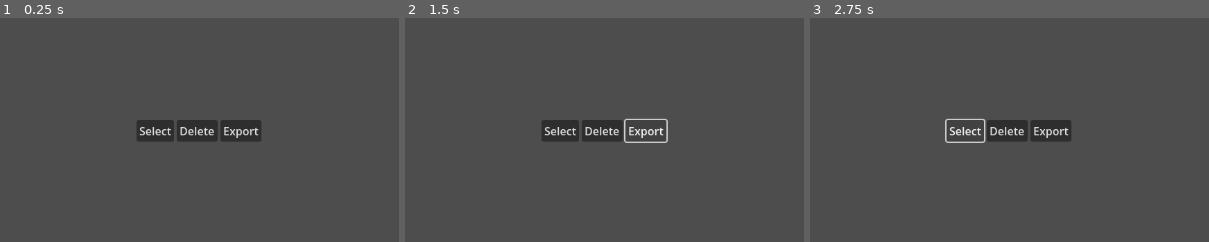
Above: before the commit, frames 1-3 (left to right).
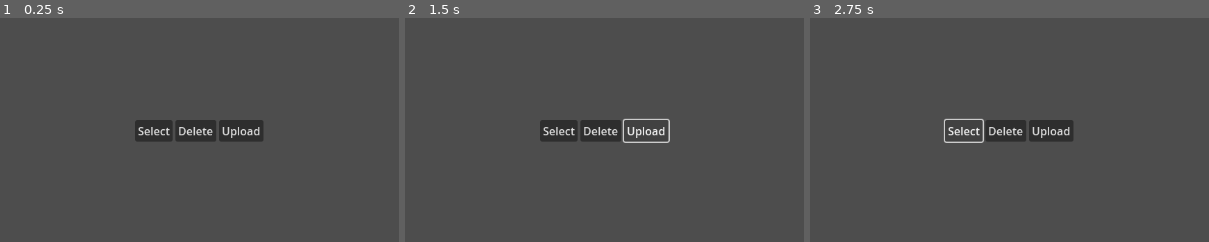
Above: after the commit, the same moments.

Repository: niel/DungeonPlanner
Game: Godot game, scene res://main_menu/RecentSceneItem.tscn
Same seed, same stepped clock (60 frames per second), same inputs: the game is played once before the commit and once after it. This scene is started directly instead of the project's main scene.
Inputs (mouse positions are % of the whole screen's width and height, from its top left):
- Up to frame 1 (0.25 s): no input
- Up to frame 2 (1.5 s): click (56, 50) at 0.5 s, where only the run before the commit has a clickable "Export"; click (56, 50) at 1.25 s, where only the run after the commit has a clickable "Upload"
- Up to frame 3 (2.75 s): click "Select" at 2 s
The pictures show only the part of the screen within x 26-75%, y 25-75%; the shares and areas given below are measured in that part.

The runs differ from the first frame. In frame 1, 0.8% of the frame differs, in the area x 33-66%, y 45-55%; in frame 2, 0.9%, in the area x 33-67%, y 45-56%; in frame 3, 0.9%.

Commit message:
Send scene to server

Diff:
--- a/data/models/SaveManager.gd
+++ b/data/models/SaveManager.gd
@@ -42,6 +42,13 @@
     file.close()
     return parsed_scene
 
+func import_server_json(json: Dictionary) -> SceneData:
+    var parsed_scene = SceneData.new()
+    parsed_scene.from_server_json(json)
+    scene_names.append(parsed_scene.scene_name)
+    save_scene_to_user(parsed_scene)
+    return parsed_scene
+
 func save_scene_to_user(scene: SceneData):
   var json_string = scene.to_json()
   var file = FileAccess.open(SAVED_SCENES_PATH + scene.scene_name + ".json", FileAccess.WRITE)
--- a/data/models/SceneData.gd
+++ b/data/models/SceneData.gd
@@ -4,7 +4,10 @@
 class SavedTile:
   const KEY_ID = "id"
   const KEY_ROTATION = "rotation"
+  const KEY_TILE_ID = "tileID"
   const KEY_X = "x"
+  const KEY_X_POS = "xPos"
+  const KEY_Y_POS = "yPos"
   const KEY_Z = "z"
 
   var id = ""
@@ -13,8 +16,11 @@
   var x = 0
   var z = 0
 
+const AUTHOR_STRING = "A community member"
 const SIZE = Vector2(20, 20)
+const KEY_AUTHOR = "author"
 const KEY_SCENE_NAME = "sceneName"
+const KEY_NAME = "name"
 const KEY_TILES = "tiles"
 
 var scene_name = ""
@@ -50,6 +56,38 @@
     tile.z = tile_data[SavedTile.KEY_Z]
     update_tile_offset(tile)
     tiles.append(tile)
+
+func from_server_json(json: Dictionary):
+  tiles = []
+  scene_name = json[SceneData.KEY_NAME]
+  for tile_data in json[SceneData.KEY_TILES]:
+    var tile = SavedTile.new()
+    tile.id = tile_data[SavedTile.KEY_TILE_ID]
+    var y_rotation = tile_data[SavedTile.KEY_ROTATION]
+    tile.rotation = Vector3(
+        0,
+        y_rotation,
+        0
+    ) + PlanningContext.DEFAULT_ROTATION
+    tile.x = tile_data[SavedTile.KEY_X_POS]
+    tile.z = tile_data[SavedTile.KEY_Y_POS]
+    update_tile_offset(tile)
+    tiles.append(tile)
+
+func to_server_json() -> String:
+  var data: Dictionary = {}
+  data[SceneData.KEY_NAME] = scene_name
+  data[SceneData.KEY_AUTHOR] = AUTHOR_STRING
+  data[SceneData.KEY_TILES] = []
+  for tile in tiles:
+    var tile_data: Dictionary = {}
+    tile_data[SavedTile.KEY_TILE_ID] = tile.id
+    var y_rotation = tile.rotation.y - PlanningContext.DEFAULT_ROTATION.y
+    tile_data[SavedTile.KEY_ROTATION] = y_rotation
+    tile_data[SavedTile.KEY_X_POS] = tile.x
+    tile_data[SavedTile.KEY_Y_POS] = tile.z
+    data[SceneData.KEY_TILES].append(tile_data)
+  return JSON.stringify(data)
 
 func split_on_any_of(string: String, delimiters: String) -> Array:
   var tokens = []
--- a/main_menu/MainMenu.tscn
+++ b/main_menu/MainMenu.tscn
@@ -97,13 +97,8 @@
 filters = PackedStringArray("*.json")
 use_native_dialog = true
 
-[node name="ExportDestinationSelectDialog" type="FileDialog" parent="."]
+[node name="ServerConnection" type="Node" parent="."]
 unique_name_in_owner = true
-access = 2
-filters = PackedStringArray("*.json")
-use_native_dialog = true
-
-[node name="ServerConnection" type="Node" parent="."]
 script = ExtResource("4_yt4ty")
 
 [connection signal="pressed" from="HBoxContainer/Tile sets/Import tiles" to="." method="import_set_pressed"]
@@ -112,5 +107,5 @@
 [connection signal="scene_import_request" from="HBoxContainer/SceneBrowser/ScrollContainer/Scenes" to="ServerConnection" method="request_scene_import"]
 [connection signal="set_imported" from="ImportTileSetDialog" to="." method="update_imported_sets"]
 [connection signal="file_selected" from="SceneImportDialog" to="." method="_on_scene_import_dialog_file_selected"]
-[connection signal="file_selected" from="ExportDestinationSelectDialog" to="." method="export_scene_at_path"]
 [connection signal="new_scene_list" from="ServerConnection" to="HBoxContainer/SceneBrowser/ScrollContainer/Scenes" method="set_scene_items"]
+[connection signal="scene_imported" from="ServerConnection" to="." method="on_scene_imported_from_server"]
--- a/main_menu/RecentSceneItem.gd
+++ b/main_menu/RecentSceneItem.gd
@@ -1,8 +1,8 @@
 extends HBoxContainer
 
 signal delete_pressed
-signal export_pressed
 signal select_pressed
+signal upload_pressed
 
 func set_text(text: String):
   $%Name.text = text
@@ -10,8 +10,8 @@
 func forward_delete_pressed():
   delete_pressed.emit()
 
-func forward_export_pressed():
-  export_pressed.emit()
+func forward_upload_pressed():
+  upload_pressed.emit()
 
 func forward_select_pressed():
   select_pressed.emit()
--- a/main_menu/RecentSceneItem.tscn
+++ b/main_menu/RecentSceneItem.tscn
@@ -31,11 +31,10 @@
 layout_mode = 2
 text = "Delete"
 
-[node name="Export" type="Button" parent="."]
+[node name="Upload" type="Button" parent="."]
 layout_mode = 2
-text = "Export
-"
+text = "Upload"
 
 [connection signal="pressed" from="Select" to="." method="forward_select_pressed"]
 [connection signal="pressed" from="Delete" to="." method="forward_delete_pressed"]
-[connection signal="pressed" from="Export" to="." method="forward_export_pressed"]
+[connection signal="pressed" from="Upload" to="." method="forward_upload_pressed"]
--- a/main_menu/ServerConnection.gd
+++ b/main_menu/ServerConnection.gd
@@ -1,7 +1,10 @@
+class_name ServerConnection
 extends Node
 
 signal new_scene_list(scenes: Array)
+signal scene_imported(sceneJson: Dictionary)
 
+const SCENE_ADD_URL = "http://localhost:8080/scenes/add"
 const SCENE_LIST_URL = "http://localhost:8080/scenes/list"
 const SCENE_REQUEST_DATA_URL_TEMPLATE = "http://localhost:8080/scenes/%s"
 
@@ -35,7 +38,7 @@
         else:
           scene_data.uniqueTileIds = {}
         scenes.append(scene_data)
-        http_request.queue_free()
+      http_request.queue_free()
       new_scene_list.emit(scenes))
   http_request.request(SCENE_LIST_URL)
 
@@ -45,7 +48,22 @@
   http_request.request_completed.connect(
     func (_result, _response_code, _headers, body: PackedByteArray) -> void:
       var json: Dictionary = JSON.parse_string(body.get_string_from_utf8())
-      print(json)
+      http_request.queue_free()
+      scene_imported.emit(json)
+  )
+  http_request.request(SCENE_REQUEST_DATA_URL_TEMPLATE % scene_id)
+
+func upload_scene(scene: SceneData) -> void:
+  var http_request := HTTPRequest.new()
+  add_child(http_request)
+  http_request.request_completed.connect(
+    func (_result, response_code: int, _headers, _body) -> void:
+      if response_code == 200:
+        request_scene_list()
+      else:
+        print("Failed to upload scene.")
       http_request.queue_free()
   )
-  http_request.request(SCENE_REQUEST_DATA_URL_TEMPLATE % scene_id)
+  var json_string = scene.to_server_json()
+  var headers = ["Content-Type: application/json"]
+  http_request.request(SCENE_ADD_URL, headers, HTTPClient.METHOD_PUT, json_string)
--- a/main_menu/scene_browser.gd
+++ b/main_menu/scene_browser.gd
@@ -5,6 +5,9 @@
 const SCENE_BROWSER_ITEM_SCENE = preload("res://main_menu/SceneBrowserItem.tscn")
 
 func set_scene_items(scenes: Array) -> void:
+    # Clear existing items
+    for child in get_children():
+        child.queue_free()
     for scene: Scene in scenes:
         var item = SCENE_BROWSER_ITEM_SCENE.instantiate()
         item.set_scene(scene)
--- a/scene_builder/ui/MainMenu.gd
+++ b/scene_builder/ui/MainMenu.gd
@@ -10,11 +10,11 @@
 var save_manager := SaveManager.new()
 
 @onready var confirmation_dialog: ConfirmationDialog = $ConfirmationDialog
-@onready var export_destination_select_dialog: FileDialog = $ExportDestinationSelectDialog
 @onready var imported_sets_container: VBoxContainer = $%ImportedSets
 @onready var import_set: MarginContainer = $%ImportTileSetDialog
 @onready var recent_scenes_container: VBoxContainer = $%RecentScenes
 @onready var scene_import_dialog: FileDialog = $%SceneImportDialog
+@onready var server_connection: ServerConnection = $%ServerConnection
 
 func _ready():
   SceneContext.initialize()
@@ -29,9 +29,9 @@
   for scene in recent_scenes:
     var button = RECENT_SCENE_ITEM_SCENE.instantiate()
     button.set_text(scene)
+    button.delete_pressed.connect(delete_recent_scene.bind(scene))
     button.select_pressed.connect(load_recent_scene.bind(scene))
-    button.export_pressed.connect(export_recent_scene.bind(scene))
-    button.delete_pressed.connect(delete_recent_scene.bind(scene))
+    button.upload_pressed.connect(upload_scene.bind(scene))
     recent_scenes_container.add_child(button)
 
 func update_imported_sets():
@@ -52,23 +52,9 @@
   SceneContext.get_instance(self).current_scene = scene_data
   change_to_planning_scene()
 
-func export_recent_scene(scene_name: String):
-  export_scene_name = scene_name
-  export_destination_select_dialog.popup_centered()
-
-func export_scene_at_path(export_path: String):
-  var scene_path = save_manager.get_scene_path(export_scene_name)
-  var file = FileAccess.open(scene_path, FileAccess.READ)
-  var export_file = FileAccess.open(export_path, FileAccess.WRITE)
-  if file == null:
-    print("Error opening scene file.")
-    return
-  if export_file == null:
-    print("Error opening export file.")
-    return
-  export_file.store_string(file.get_as_text())
-  export_file.close()
-  file.close()
+func upload_scene(scene_name: String):
+  var scene_to_upload := save_manager.load_scene_from_user(scene_name)
+  server_connection.upload_scene(scene_to_upload)
 
 func delete_imported_set(removed_set_name: String):
   confirmation_dialog_target = removed_set_name
@@ -111,3 +97,8 @@
   SceneContext.get_instance(self).current_scene = scene_data
   save_manager.save_scene_to_user(scene_data)
   change_to_planning_scene()
+
+func on_scene_imported_from_server(scene_json: Dictionary):
+  var scene_data = save_manager.import_server_json(scene_json)
+  SceneContext.get_instance(self).current_scene = scene_data
+  update_recent_scenes()
